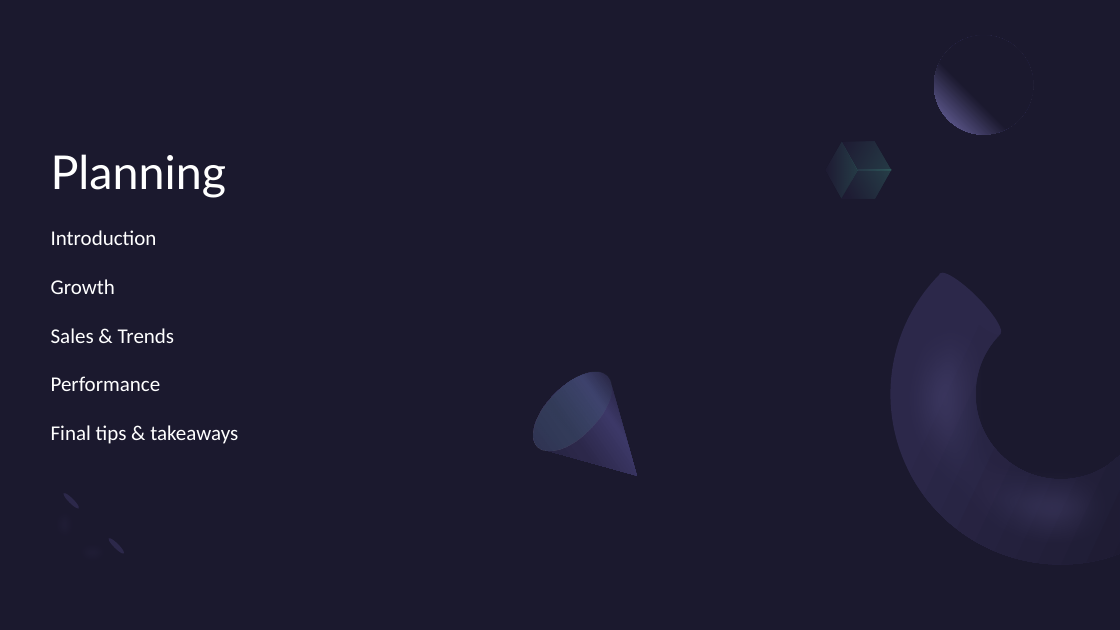
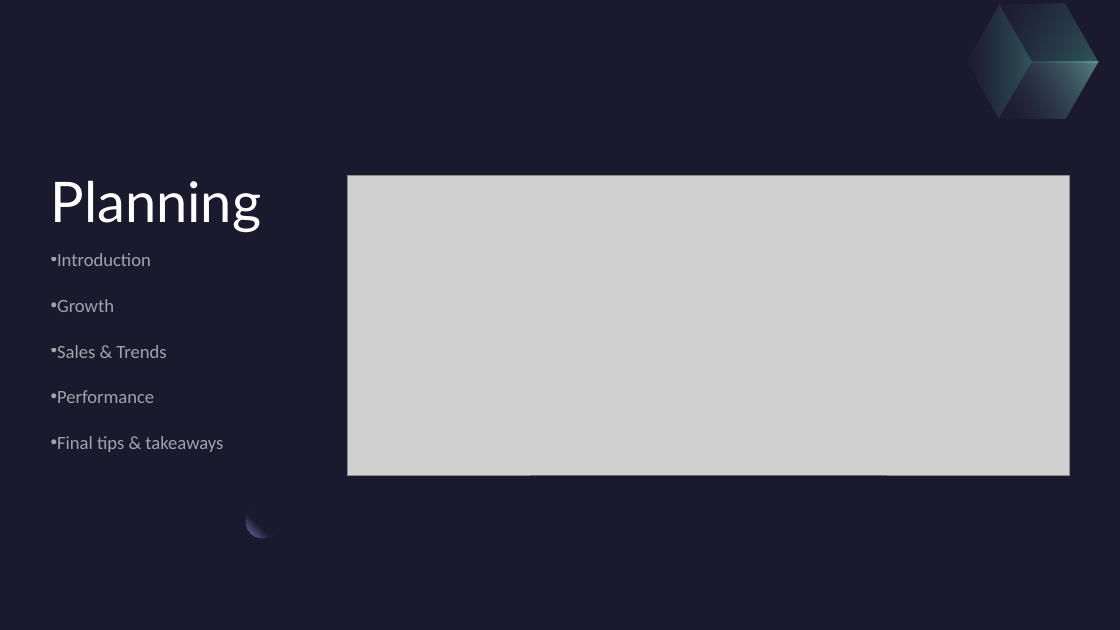
Before and after one commit to Sharya-wolf/Capstone_3, a slide deck: slide 2 of Weaver Presentation.pptx. Drawn at 1120x630 pixels with LibreOffice and Linux fonts; fonts in the diff are those of the drawing; grey boxes stand for pictures. Boxes give left, top, right and bottom in pixels: in the first picture for what was removed or moved away, otherwise in the second. Text is boxed around its words. In the diff, an @@ line names an element or a change of style, - is before the commit and + after.

```diff
--- a/Weaver Presentation.pptx
+++ b/Weaver Presentation.pptx
@@ rectangle added at (0, 0, 1120, 630), fill #1B192E @@
@@ freeform shape added at (950, 5, 1049, 119), fill gradient #2C284A to #5BEFC1 @@
@@ freeform shape added at (983, 0, 1116, 91), fill gradient #2C284A to #5BEFC1 @@
@@ title "Planning" at (51, 180, 262, 233): size 40 to 48 pt; line spacing 0.9 to 1 @@
@@ ellipse removed at (934, 35, 1033, 134) @@
@@ freeform shape added at (999, 33, 1099, 148), fill gradient #2C284A to #92F4D6 @@
@@ freeform shape removed at (817, 142, 866, 199) @@
@@ freeform shape removed at (834, 127, 900, 185) @@
@@ picture added at (348, 176, 1070, 475) @@
@@ freeform shape removed at (841, 156, 891, 213) @@
@@ text "Introduction": place and size @@
-text "Introduction" at (51, 230, 238, 444)
+text "Introduction" at (57, 253, 223, 452)
@@ text "Introduction" at (57, 253, 223, 452): size 18 to 16 pt, text colour #FFFFFF to #FFFFFF at 60% opacity; bullet none to • @@
@@ ellipse removed at (933, 267, 1007, 341) @@
@@ freeform shape removed at (520, 358, 672, 510) @@
@@ ellipse removed at (520, 359, 625, 464) @@
@@ freeform shape removed at (33, 489, 127, 583) @@
@@ ellipse removed at (62, 491, 81, 510) @@
@@ ellipse added at (246, 505, 279, 538), fill gradient #1B192E to #7771B2 @@
@@ ellipse removed at (106, 537, 125, 556) @@
```
Also in this commit, not shown: 3 other slides changed, 5 slides added, 4 slides removed.
